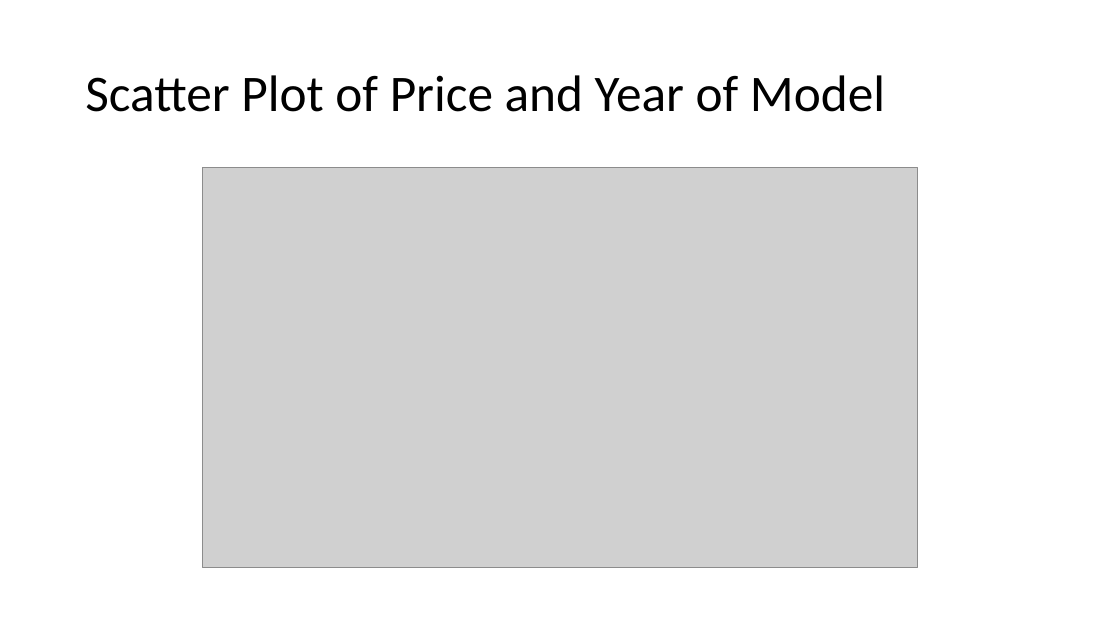
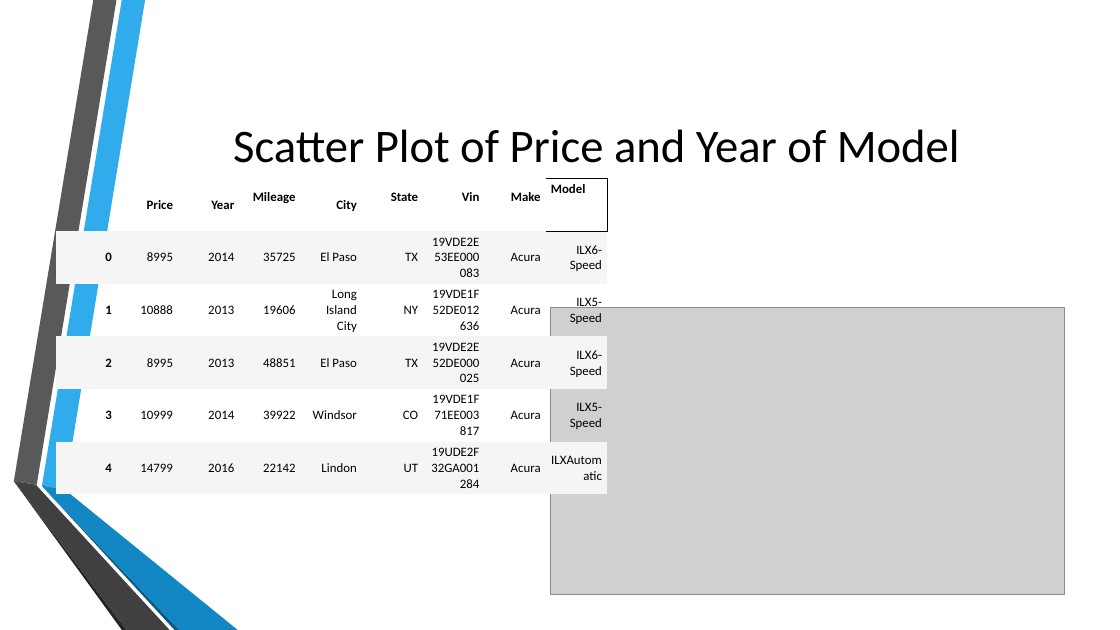
Before and after one commit to TheDataMavericks/DK, a slide deck: slide 3 of img/Cars Machine Learning Journey.pptx (slide 2 before the commit). Drawn at 1120x630 pixels with LibreOffice and Linux fonts; fonts in the diff are those of the drawing; grey boxes stand for pictures; background and template pictures are left out. Boxes give left, top, right and bottom in pixels: in the first picture for what was removed or moved away, otherwise in the second. Text is boxed around its words. In the diff, an @@ line names an element or a change of style, - is before the commit and + after.

```diff
--- a/img/Cars Machine Learning Journey.pptx
+++ b/img/Cars Machine Learning Journey.pptx
@@ title "Scatter Plot of Price and ...": place and size @@
-title "Scatter Plot of Price and ..." at bbox=[85, 75, 885, 112]
+title "Scatter Plot of Price and ..." at bbox=[233, 129, 960, 163]
@@ title "Scatter Plot of Price and ..." at bbox=[233, 129, 960, 163]: size 44 to 40 pt; alignment left to centre; line spacing 0.9 to 1 @@
@@ table added at bbox=[55, 179, 607, 486], 6 rows, 9 columns @@
+ | Price | Year | Mileage | City | State | Vin | Make | Model
+0 | 8995 | 2014 | 35725 | El Paso | TX | 19VDE2E53EE000083 | Acura | ILX6-Speed
+1 | 10888 | 2013 | 19606 | Long Island City | NY | 19VDE1F52DE012636 | Acura | ILX5-Speed
+2 | 8995 | 2013 | 48851 | El Paso | TX | 19VDE2E52DE000025 | Acura | ILX6-Speed
+3 | 10999 | 2014 | 39922 | Windsor | CO | 19VDE1F71EE003817 | Acura | ILX5-Speed
+4 | 14799 | 2016 | 22142 | Lindon | UT | 19UDE2F32GA001284 | Acura | ILXAutomatic
@@ picture: place and size @@
-picture at bbox=[202, 168, 918, 568]
+picture at bbox=[551, 308, 1065, 595]
@@ group added at bbox=[13, 0, 238, 630]: 6 freeform shapes @@
```
Also in this commit, not shown: 13 other slides changed, 9 slides added, 4 slides removed, 2 other files.
